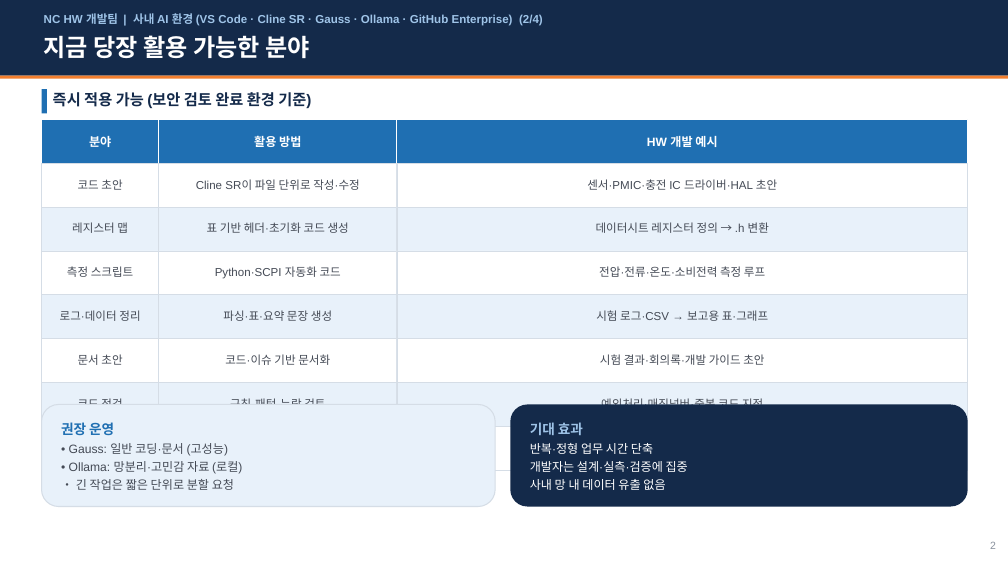
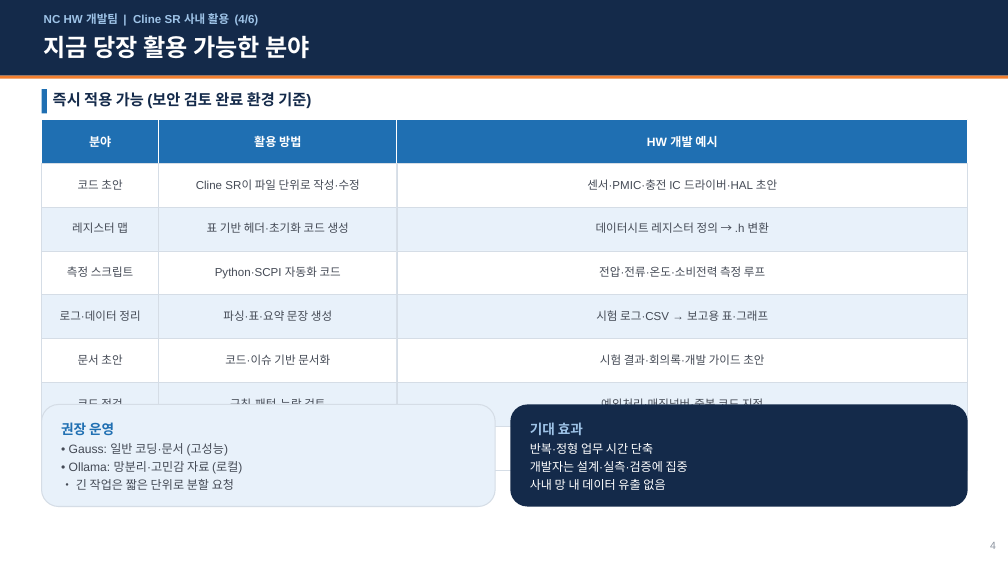
Before and after one commit to whaleonbush/poc, a slide deck: slide 4 of HW개발팀_AI활용방안_요약.pptx (slide 2 before the commit). Drawn at 1008x567 pixels with LibreOffice and Linux fonts; fonts in the diff are those of the drawing. Boxes give left, top, right and bottom in pixels: in the first picture for what was removed or moved away, otherwise in the second. Text is boxed around its words. In the diff, an @@ line names an element or a change of style, - is before the commit and + after.

```diff
--- a/HW개발팀_AI활용방안_요약.pptx
+++ b/HW개발팀_AI활용방안_요약.pptx
@@ text at [44, 13, 259, 25]: text changed @@
-NC HW 개발팀 | 사내 AI 환경 (VS Code · Cline SR · Gauss · Ollama · GitHub Enterprise) (2/4)
+NC HW 개발팀 | Cline SR 사내 활용 (4/6)
@@ text at [990, 542, 996, 549]: text changed @@
-2
+4
```
Also in this commit, not shown: 3 other slides changed, 2 slides added, 1 other file.
